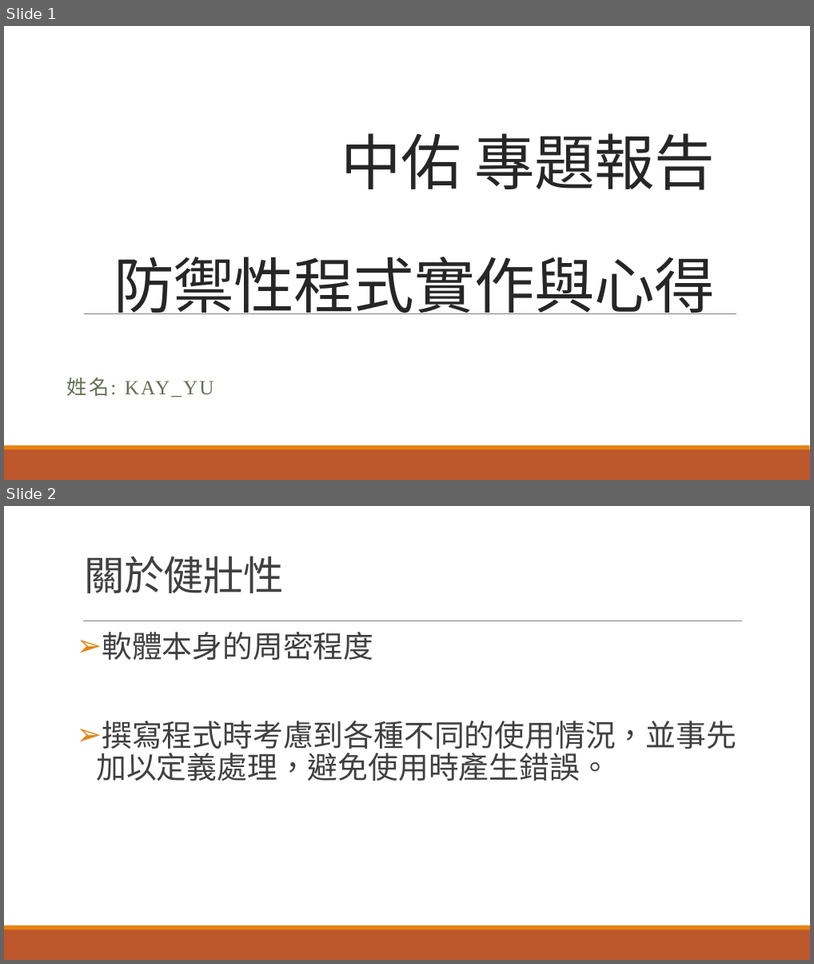
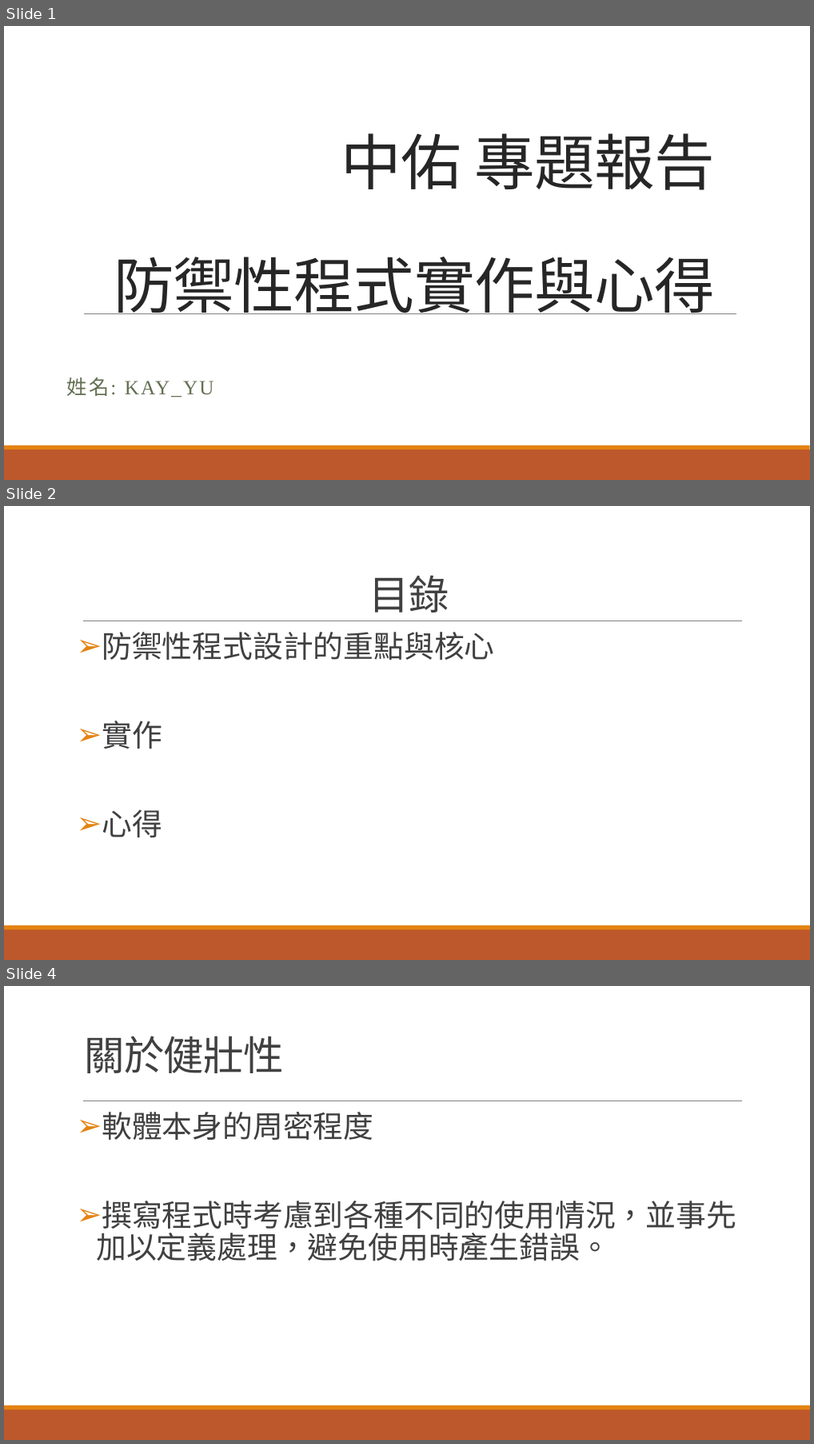
Before and after one commit to kay71029/Learning-Defensive-programming, a slide deck: Learning-Defensive-programming.pptx. Shown one above the other, each under a label of ours: slides 1 and 2 before the commit, slides 1, 2 and 4 after it; the slides between them are not shown. The pictures are 814x964 and 814x1444 pixels, drawn with LibreOffice and Linux fonts; fonts in the diff are those of the drawing. Boxes give left, top, right and bottom in pixels: in the first picture for what was removed or moved away, otherwise in the second. Text is boxed around its words. In the diff, an @@ line names an element or a change of style, - is before the commit and + after.

```diff
--- a/Learning-Defensive-programming.pptx
+++ b/Learning-Defensive-programming.pptx
@@ slide 2 added at (4, 506, 810, 960), background #FFFFFF; not listed: 3 template elements that a slide beside it also shows @@
@@ title added at (369, 575, 449, 612), 48 pt, text #404040 @@
+目錄
@@ text added at (102, 632, 494, 837), 36 pt, text #404040 @@
+➢ 防禦性程式設計的重點與核心
+➢ 實作
+➢ 心得
@@ what was slide 2 is now slide 4 @@
```
Also in this commit, not shown: 6 slides changed, 5 other slides added, 2 slides removed.
